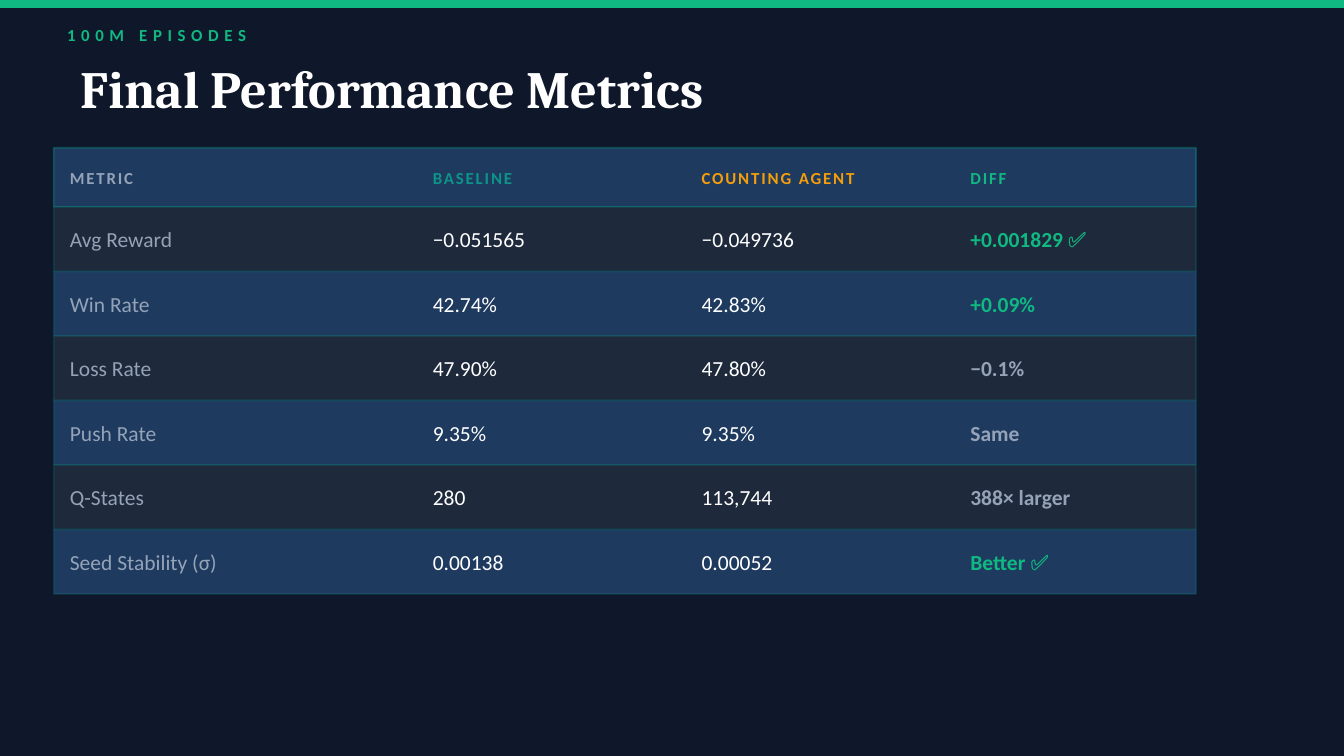
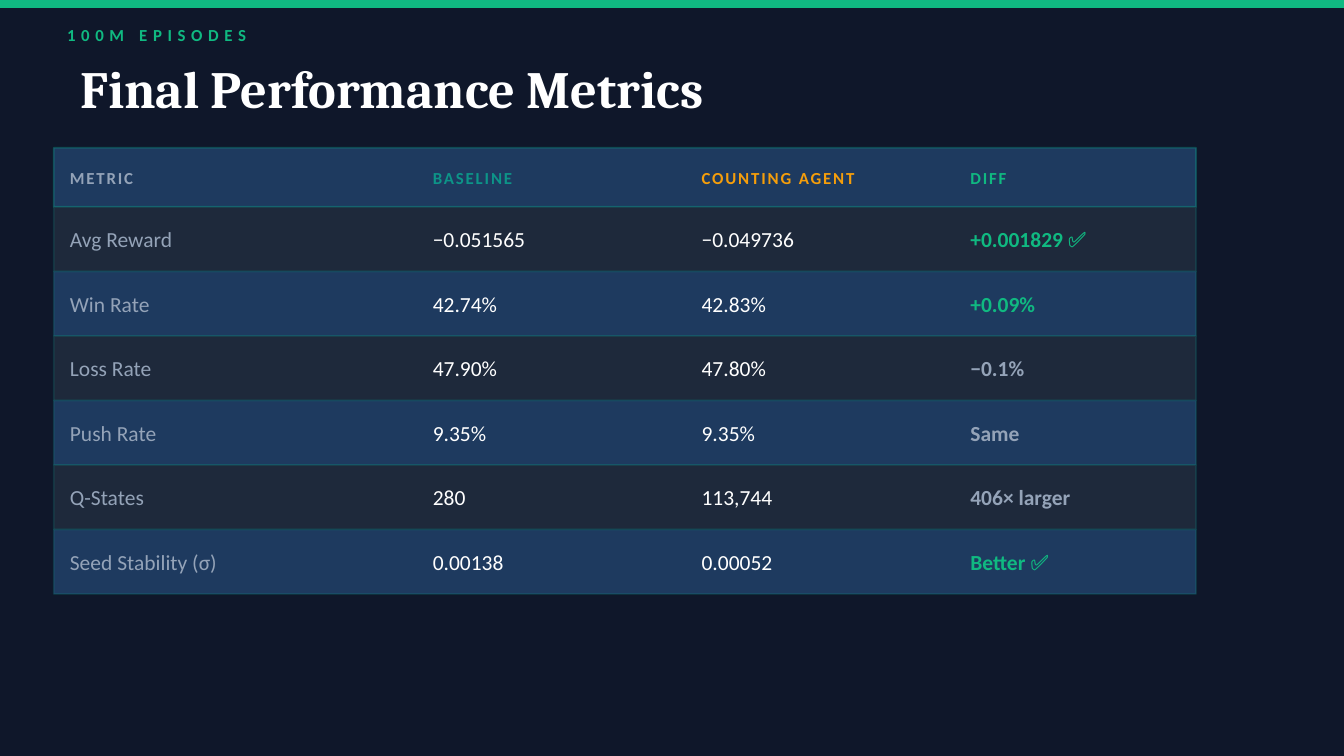
Before and after one commit to Tom-N-M/ml-blackjack, a slide deck: slide 10 of Präsi/PP.pptx. Drawn at 1344x756 pixels with LibreOffice and Linux fonts; fonts in the diff are those of the drawing. Boxes give left, top, right and bottom in pixels: in the first picture for what was removed or moved away, otherwise in the second. Text is boxed around its words. In the diff, an @@ line names an element or a change of style, - is before the commit and + after.

```diff
--- a/Präsi/PP.pptx
+++ b/Präsi/PP.pptx
@@ text at <box>970,490,1071,509</box>: text changed @@
-388× larger
+406× larger
```
Also in this commit, not shown: 3 slides added.
